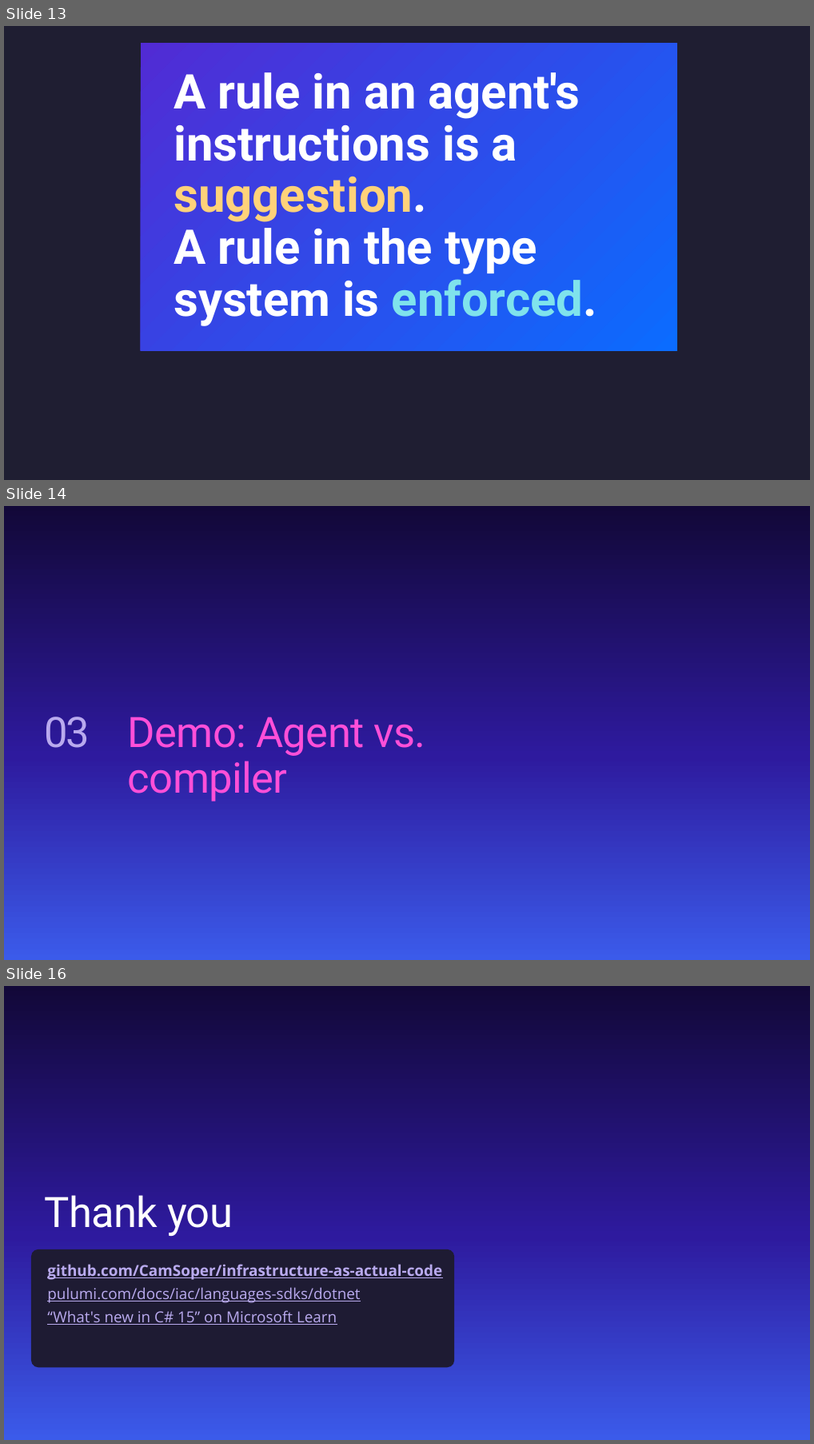
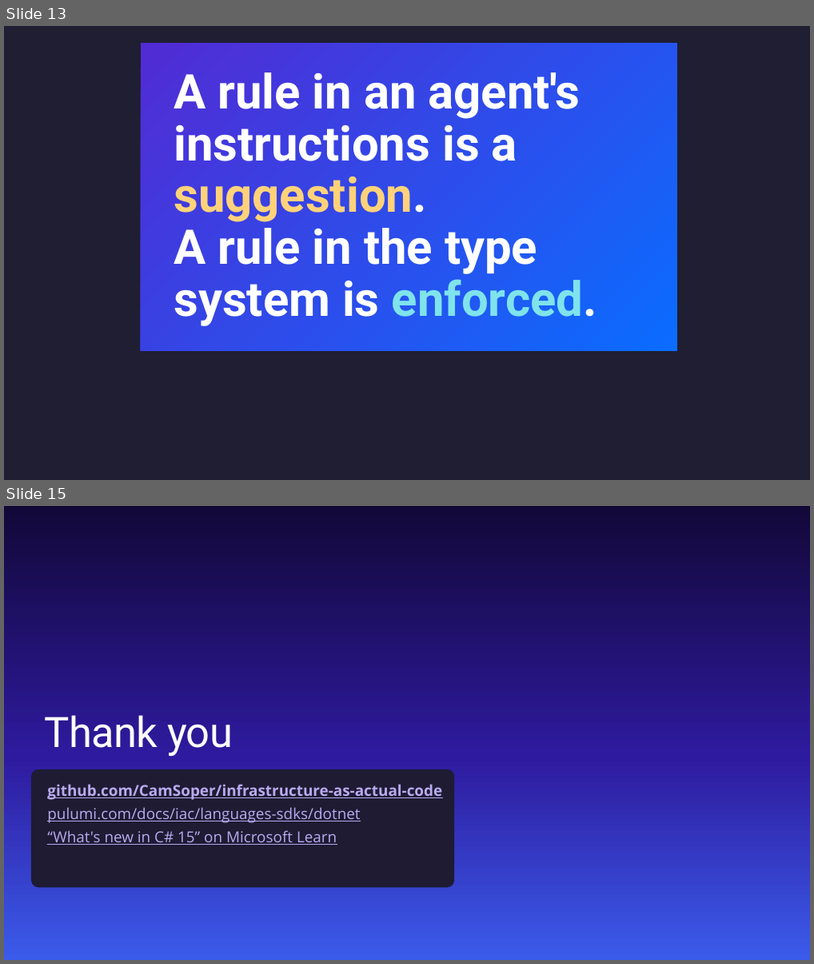
Before and after one commit to CamSoper/infrastructure-as-actual-code, a slide deck: slides/infrastructure-as-actual-code.pptx. Shown one above the other, each under a label of ours: slides 13, 14 and 16 before the commit, slides 13 and 15 after it; the slides between them are not shown. The pictures are 814x1444 and 814x964 pixels, drawn with LibreOffice and Linux fonts; fonts in the diff are those of the drawing; background and template pictures are left out. Boxes give left, top, right and bottom in pixels: in the first picture for what was removed or moved away, otherwise in the second. Text is boxed around its words. In the diff, an @@ line names an element or a change of style, - is before the commit and + after.

```diff
--- a/slides/infrastructure-as-actual-code.pptx
+++ b/slides/infrastructure-as-actual-code.pptx
@@ slide 14 removed at (4, 506, 810, 960), background picture (left out) @@
@@ text removed at (44, 716, 90, 748) @@
-03
@@ title removed at (128, 716, 426, 801) @@
-Demo: Agent vs. compiler
@@ what was slide 16 is now slide 15 @@
```
Also in this commit, not shown: 1 slide changed, 4 other files.
